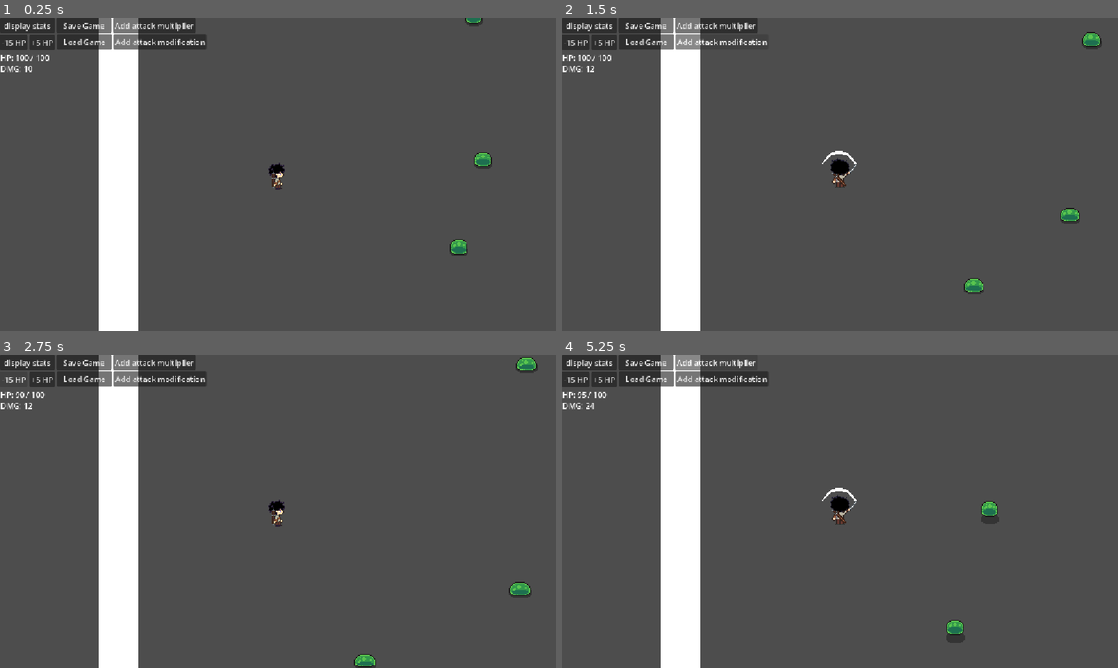
Above: before the commit, frames 1-4 (two rows, left to right).
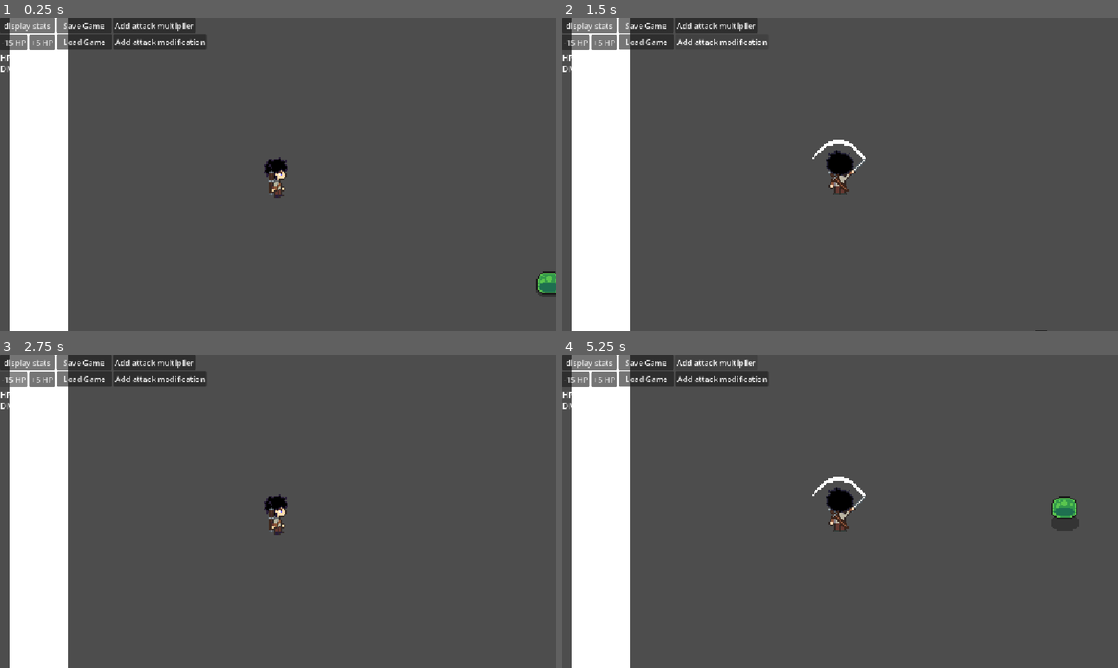
Above: after the commit, the same moments.

Repository: smymrr/Echeos-of-The-Veil
Game: Godot game, scene res://scenes/main.tscn
The game is run twice, just before and just after one commit, with the same random seed, the same clock (stepped at 60 frames per second) and the same inputs.
Inputs:
- Up to frame 1 (0.25 s): no input
- Up to frame 2 (1.5 s): click "display stats" at 0.5 s; click "Add attack modification" at 1.25 s
- Up to frame 3 (2.75 s): click "-15 HP" at 2 s
- Up to frame 4 (5.25 s): click "+5 HP" at 2.75 s; click "Save Game" at 3.5 s; click "Load Game" at 4.25 s; click "Add attack multiplier" at 5 s

The runs differ from the first frame. In frame 1, 18% of the frame differs, in the area x 1-100%, y 0-100%; in frame 2, 18%; in frame 3, 18%; in frame 4, 19%, in the area x 1-93%, y 0-100%.

Commit message:
create quest system + interact

Diff:
--- /dev/null
+++ b/data/quests/kill_slime.tres
@@ -0,0 +1,19 @@
+[gd_resource type="Resource" script_class="Quest" format=3 uid="uid://d2vp2xxab3s3h"]
+
+[ext_resource type="Script" uid="uid://c1eqm1k7yes0x" path="res://scripts/global/quest/quest_objective.gd" id="1_lf618"]
+[ext_resource type="Script" uid="uid://c730w3ccrrbbd" path="res://scripts/global/quest/quest.gd" id="2_vl3o0"]
+
+[sub_resource type="Resource" id="Resource_vkqfc"]
+script = ExtResource("1_lf618")
+target_id = "slime"
+required = 3
+description = "Defeat slimes"
+metadata/_custom_type_script = "uid://c1eqm1k7yes0x"
+
+[resource]
+script = ExtResource("2_vl3o0")
+id = "kill_slimes"
+title = "Tutorial Pt. 1"
+description = "Lorem ipsum dolor sit amet"
+objectives = Array[ExtResource("1_lf618")]([SubResource("Resource_vkqfc")])
+metadata/_custom_type_script = "uid://c730w3ccrrbbd"
--- a/project.godot
+++ b/project.godot
@@ -20,6 +20,7 @@
 PlayerData="*uid://c8o3o3aw3nean"
 PlayerHealth="*uid://cxf0hq4ot5f7n"
 EventBus="*uid://c6fe6i0qnujlv"
+QuestManager="*uid://cvrk4tnhmjj67"
 
 [display]
 
@@ -66,6 +67,11 @@
 "events": [Object(InputEventMouseButton,"resource_local_to_scene":false,"resource_name":"","device":-1,"window_id":0,"a …(258 unchanged characters)…
 ]
 }
+interact={
+"deadzone": 0.2,
+"events": [Object(InputEventKey,"resource_local_to_scene":false,"resource_name":"","device":-1,"window_id":0,"alt_pressed":false,"shift_pressed":false,"ctrl_pressed":false,"meta_pressed":false,"pressed":false,"keycode":0,"physical_keycode":69,"key_label":0,"unicode":69,"location":0,"echo":false,"script":null)
+]
+}
 
 [layer_names]
 
--- a/scenes/character/player.tscn
+++ b/scenes/character/player.tscn
@@ -614,6 +614,7 @@
 }]
 
 [node name="Player" type="CharacterBody2D" unique_id=1987352962]
+z_index = 1
 position = Vector2(4, 2)
 collision_mask = 2
 script = ExtResource("1_dqkch")
@@ -652,13 +653,12 @@
 color = Color(0.654902, 0.28235295, 0.27450982, 1)
 
 [node name="Camera2D" type="Camera2D" parent="." unique_id=1955371024]
-zoom = Vector2(2, 2)
+zoom = Vector2(3, 3)
 
 [node name="Sprite" type="AnimatedSprite2D" parent="." unique_id=414947906]
 sprite_frames = SubResource("SpriteFrames_r6hca")
-animation = &"dash_up"
-frame = 7
-frame_progress = 1.0
+animation = &"idle_down"
+frame_progress = 0.9031453
 
 [node name="SwingSword" type="AudioStreamPlayer2D" parent="." unique_id=273571398]
 stream = ExtResource("9_ur7pv")
--- a/scenes/character/slime.tscn
+++ b/scenes/character/slime.tscn
@@ -198,6 +198,7 @@
 [sub_resource type="CircleShape2D" id="CircleShape2D_p2gj0"]
 
 [node name="Slime" type="CharacterBody2D" unique_id=1521115122]
+z_index = 1
 position = Vector2(23, 27)
 collision_layer = 4
 collision_mask = 6
--- /dev/null
+++ b/scenes/character/temp_NPC.tscn
@@ -0,0 +1,64 @@
+[gd_scene format=3 uid="uid://bd5ehsty6l511"]
+
+[ext_resource type="Texture2D" uid="uid://bkumqcm3xp00j" path="res://assets/images/player/idle.png" id="1_8tu2l"]
+[ext_resource type="Script" uid="uid://b8ipd8ovwmgpg" path="res://scenes/character/temp_npc.gd" id="1_k4olh"]
+[ext_resource type="Resource" uid="uid://d2vp2xxab3s3h" path="res://data/quests/kill_slime.tres" id="2_64457"]
+[ext_resource type="PackedScene" uid="uid://dkpg872b0aywv" path="res://scenes/ui/interact.tscn" id="3_r5i4q"]
+
+[sub_resource type="AtlasTexture" id="AtlasTexture_8tu2l"]
+atlas = ExtResource("1_8tu2l")
+region = Rect2(0, 0, 32, 32)
+
+[sub_resource type="AtlasTexture" id="AtlasTexture_k4olh"]
+atlas = ExtResource("1_8tu2l")
+region = Rect2(32, 0, 32, 32)
+
+[sub_resource type="AtlasTexture" id="AtlasTexture_r5i4q"]
+atlas = ExtResource("1_8tu2l")
+region = Rect2(64, 0, 32, 32)
+
+[sub_resource type="AtlasTexture" id="AtlasTexture_64457"]
+atlas = ExtResource("1_8tu2l")
+region = Rect2(96, 0, 32, 32)
+
+[sub_resource type="SpriteFrames" id="SpriteFrames_r6hca"]
+animations = [{
+"frames": [{
+"duration": 1.0,
+"texture": SubResource("AtlasTexture_8tu2l")
+}, {
+"duration": 1.0,
+"texture": SubResource("AtlasTexture_k4olh")
+}, {
+"duration": 1.0,
+"texture": SubResource("AtlasTexture_r5i4q")
+}, {
+"duration": 1.0,
+"texture": SubResource("AtlasTexture_64457")
+}],
+"loop": 1,
+"name": &"default",
+"speed": 5.0
+}]
+
+[sub_resource type="CircleShape2D" id="CircleShape2D_r6hca"]
+radius = 60.0
+
+[node name="NPC" type="CharacterBody2D" unique_id=1796917906]
+script = ExtResource("1_k4olh")
+quest = ExtResource("2_64457")
+
+[node name="Sprite" type="AnimatedSprite2D" parent="." unique_id=1913745993]
+sprite_frames = SubResource("SpriteFrames_r6hca")
+frame_progress = 0.94602
+
+[node name="PromptLabel" parent="." unique_id=817362948 instance=ExtResource("3_r5i4q")]
+offset_left = -7.0
+offset_top = -30.0
+offset_right = -7.0
+offset_bottom = -30.0
+
+[node name="InteractArea" type="Area2D" parent="." unique_id=1922388808]
+
+[node name="CollisionShape2D" type="CollisionShape2D" parent="InteractArea" unique_id=1743356215]
+shape = SubResource("CircleShape2D_r6hca")
--- /dev/null
+++ b/scenes/character/temp_npc.gd
@@ -0,0 +1,37 @@
+extends CharacterBody2D
+
+@export var npc_name: String = "Eldric"
+@export var quest: Quest
+
+@onready var interact_area: Area2D = $InteractArea
+@onready var prompt: Control = $PromptLabel
+
+var player_in_range: bool = false
+
+func _ready() -> void:
+	prompt.hide()
+	interact_area.body_entered.connect(_on_body_entered)
+	interact_area.body_exited.connect(_on_body_exited)
+
+func _on_body_entered(body: Node) -> void:
+	if body.name == "Player":
+		player_in_range = true
+		prompt.show()
+
+func _on_body_exited(body: Node) -> void:
+	if body.name == "Player":
+		player_in_range = false
+		prompt.hide()
+
+func _unhandled_input(event: InputEvent) -> void:
+	if player_in_range and event.is_action_pressed("interact"):
+		interact()
+		get_viewport().set_input_as_handled()
+
+func interact() -> void:
+	print("Talking to ", npc_name)
+	QuestManager.start_quest(quest)
+
+	if quest:
+		QuestManager.start_quest(quest)
+		QuestManager.report("talk", "old_man")   # for "talk to X" objectives
--- a/scenes/main.tscn
+++ b/scenes/main.tscn
@@ -6,6 +6,8 @@
 [ext_resource type="PackedScene" uid="uid://b4l62k0hfmona" path="res://scenes/ui/stats_ui.tscn" id="4_jyhfs"]
 [ext_resource type="PackedScene" uid="uid://bha1v1d1y2ku" path="res://scenes/map/treasure_room_boss.tscn" id="5_tbgi4"]
 [ext_resource type="PackedScene" uid="uid://c5u367gvkoxqd" path="res://scenes/map/treasure_room_puzzle.tscn" id="6_tefeu"]
+[ext_resource type="PackedScene" uid="uid://ba7lcewed3gvv" path="res://scenes/ui/temp_quest.tscn" id="7_o6xl0"]
+[ext_resource type="PackedScene" uid="uid://bd5ehsty6l511" path="res://scenes/character/temp_NPC.tscn" id="8_tipki"]
 
 [node name="main" type="Node2D" unique_id=672410187]
 position = Vector2(0, -1)
@@ -33,3 +35,12 @@
 [node name="Node2D2" parent="." unique_id=493542161 instance=ExtResource("6_tefeu")]
 position = Vector2(644, 431)
 metadata/_edit_group_ = true
+
+[node name="test" parent="." unique_id=1709173004 instance=ExtResource("7_o6xl0")]
+offset_left = 29.0
+offset_top = -155.0
+offset_right = 29.0
+offset_bottom = -155.0
+
+[node name="NPC" parent="." unique_id=1796917906 instance=ExtResource("8_tipki")]
+position = Vector2(67, -216)
--- /dev/null
+++ b/scenes/ui/interact.tscn
@@ -0,0 +1,39 @@
+[gd_scene format=3 uid="uid://dkpg872b0aywv"]
+
+[sub_resource type="StyleBoxFlat" id="StyleBoxFlat_i0raf"]
+bg_color = Color(0.05882353, 0.047058824, 0.14117648, 0.92941177)
+border_width_left = 1
+border_width_top = 1
+border_width_right = 1
+border_width_bottom = 1
+border_color = Color(0.47843137, 0.34901962, 0.81960785, 1)
+
+[sub_resource type="LabelSettings" id="LabelSettings_r6hca"]
+font_size = 9
+font_color = Color(0.72156864, 0.6627451, 0.8509804, 1)
+
+[node name="Interact" type="Control" unique_id=817362948]
+layout_mode = 3
+anchors_preset = 15
+anchor_right = 1.0
+anchor_bottom = 1.0
+offset_left = -5.0
+offset_top = -2.0
+offset_right = -5.0
+offset_bottom = -2.0
+grow_horizontal = 2
+grow_vertical = 2
+
+[node name="PanelContainer" type="PanelContainer" parent="." unique_id=714871471]
+layout_mode = 0
+offset_right = 15.0
+offset_bottom = 15.0
+pivot_offset = Vector2(7.5, 0)
+theme_override_styles/panel = SubResource("StyleBoxFlat_i0raf")
+
+[node name="Label" type="Label" parent="PanelContainer" unique_id=2049646144]
+layout_mode = 2
+text = "E"
+label_settings = SubResource("LabelSettings_r6hca")
+horizontal_alignment = 1
+vertical_alignment = 1
--- /dev/null
+++ b/scenes/ui/temp_quest.gd
@@ -0,0 +1,36 @@
+extends Control
+
+@onready var quest_label: Label = $CanvasLayer/Quest
+@onready var progress_label: Label = $CanvasLayer/Progress
+
+func _ready() -> void:
+	QuestManager.quest_started.connect(func(_q): _refresh())
+	QuestManager.quest_updated.connect(func(_q): _refresh())
+	QuestManager.quest_completed.connect(_on_quest_completed)
+	_refresh()
+
+func _refresh() -> void:
+	# Nothing active: clear the HUD
+	if QuestManager.active.is_empty():
+		quest_label.text = ""
+		progress_label.text = ""
+		return
+
+	# Show the first active quest
+	var entry = QuestManager.active.values()[0]
+	var quest: Quest = entry.quest
+	var progress: Array = entry.progress
+
+	quest_label.text = quest.title
+
+	var lines: PackedStringArray = []
+	for i in quest.objectives.size():
+		var obj: QuestObjective = quest.objectives[i]
+		lines.append("%s: %d/%d" % [obj.description, progress[i], obj.required])
+	progress_label.text = "\n".join(lines)
+
+func _on_quest_completed(quest: Quest) -> void:
+	quest_label.text = quest.title
+	progress_label.text = "Quest complete!"
+	await get_tree().create_timer(3.0).timeout
+	_refresh()
--- /dev/null
+++ b/scenes/ui/temp_quest.tscn
@@ -0,0 +1,32 @@
+[gd_scene format=3 uid="uid://ba7lcewed3gvv"]
+
+[ext_resource type="Script" uid="uid://bpxocpe3gbile" path="res://scenes/ui/temp_quest.gd" id="1_08unt"]
+[ext_resource type="Script" uid="uid://dbpq1jtyiwlru" path="res://scripts/test.gd" id="1_f876r"]
+
+[node name="Control2" type="Control" unique_id=1709173004]
+layout_mode = 3
+anchors_preset = 15
+anchor_right = 1.0
+anchor_bottom = 1.0
+offset_top = -2.0
+offset_bottom = -2.0
+grow_horizontal = 2
+grow_vertical = 2
+script = ExtResource("1_08unt")
+
+[node name="CanvasLayer" type="CanvasLayer" parent="." unique_id=119189856]
+script = ExtResource("1_f876r")
+
+[node name="Quest" type="Label" parent="CanvasLayer" unique_id=783201197]
+offset_top = 174.0
+offset_right = 115.0
+offset_bottom = 197.0
+text = "Quest"
+justification_flags = 171
+
+[node name="Progress" type="Label" parent="CanvasLayer" unique_id=1894684079]
+offset_top = 195.0
+offset_right = 115.0
+offset_bottom = 218.0
+text = "Kill 0/3 Slime"
+justification_flags = 171
--- a/scripts/enemy/slime/slime.gd
+++ b/scripts/enemy/slime/slime.gd
@@ -197,8 +197,14 @@
 
 func _death() -> void:
 	_cancel_attack_tween()
+
 	sprite.play("death")
 	is_alive = false
+	QuestManager.report("kill", "slime")
+
+	z_index = 0
+	set_collision_layer_value(3, false)
+
 	sprite.animation_finished.connect(_animation_finished)
 
 func _set_new_roam_target() -> void:
--- /dev/null
+++ b/scripts/global/quest/quest.gd
@@ -0,0 +1,9 @@
+class_name Quest
+extends Resource
+
+@export var id: String = ""
+@export var title: String = ""
+@export_multiline var description: String = ""
+
+@export var objectives: Array[QuestObjective] = []
+@export var reward_gold: int = 0
--- /dev/null
+++ b/scripts/global/quest/quest_manager.gd
@@ -0,0 +1,41 @@
+extends Node
+
+signal quest_started(quest: Quest)
+signal quest_updated(quest: Quest)
+signal quest_completed(quest: Quest)
+
+var active: Dictionary = {}          # quest_id -> {"quest": Quest, "progress": Array[int]}
+var completed: Array[String] = []
+
+func start_quest(quest: Quest) -> void:
+	if active.has(quest.id) or quest.id in completed:
+		return
+	var progress: Array[int] = []
+	progress.resize(quest.objectives.size())
+	progress.fill(0)
+	active[quest.id] = {"quest": quest, "progress": progress}
+	quest_started.emit(quest)
+
+# Call this whenever something happens in the game
+func report(type: String, target_id: String, amount: int = 1) -> void:
+	for id in active.keys():
+		var entry = active[id]
+		var quest: Quest = entry.quest
+		var changed := false
+		for i in quest.objectives.size():
+			var obj := quest.objectives[i]
+			if obj.type == type and obj.target_id == target_id:
+				entry.progress[i] = min(entry.progress[i] + amount, obj.required)
+				changed = true
+		if changed:
+			quest_updated.emit(quest)
+			_check_complete(quest)
+
+func _check_complete(quest: Quest) -> void:
+	var progress = active[quest.id].progress
+	for i in quest.objectives.size():
+		if progress[i] < quest.objectives[i].required:
+			return
+	active.erase(quest.id)
+	completed.append(quest.id)
+	quest_completed.emit(quest)
--- /dev/null
+++ b/scripts/global/quest/quest_objective.gd
@@ -0,0 +1,7 @@
+class_name QuestObjective
+extends Resource
+
+@export var type: String = "kill"      # "kill", "collect", "talk"...
+@export var target_id: String = ""     # "slime", "apple", "old_man"
+@export var required: int = 1
+@export var description: String = ""
--- /dev/null
+++ b/scripts/global/quest/quest_objective.tres
@@ -0,0 +1,3 @@
+[gd_resource type="Resource" format=3 uid="uid://pfojpqacspoc"]
+
+[resource]
--- a/scripts/global/quest_data.gd
+++ /dev/null
@@ -1,10 +0,0 @@
-class_name QuestData
-extends Resource
-
-@export var id: String
-@export var title: String
-@export var description: String
-@export var is_main_story: bool = false
-@export var objectives: Dictionary = {}
-# objectives shape: { "kill_slimes": 5, "talk_to_elder": 1 }
-# key = objective id, value = target count needed to complete it
--- /dev/null
+++ b/scripts/temp_quest.gd
@@ -0,0 +1,11 @@
+extends Control
+
+
+# Called when the node enters the scene tree for the first time.
+func _ready() -> void:
+	pass # Replace with function body.
+
+
+# Called every frame. 'delta' is the elapsed time since the previous frame.
+func _process(delta: float) -> void:
+	pass
--- /dev/null
+++ b/scripts/test.gd
@@ -0,0 +1,15 @@
+extends CanvasLayer
+
+func _ready() -> void:
+	QuestManager.quest_started.connect(_on_quest_started)
+	QuestManager.quest_updated.connect(_refresh)
+	QuestManager.quest_completed.connect(_on_quest_completed)
+
+func _on_quest_started() -> void:
+	print("Started quest")
+
+func _on_quest_completed() -> void:
+	print("Quest Completed")
+
+func _refresh() -> void:
+	print("Refreshed")
Not shown, added: scenes/character/temp_npc.gd.uid
Not shown, added: scenes/ui/temp_quest.gd.uid
Not shown, added: scripts/global/quest/quest.gd.uid
Not shown, added: scripts/global/quest/quest_manager.gd.uid
Not shown, added: scripts/global/quest/quest_objective.gd.uid
Not shown, removed: scripts/global/quest_data.gd.uid
Not shown, added: scripts/temp_quest.gd.uid
Not shown, added: scripts/test.gd.uid
